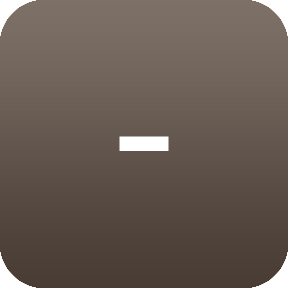
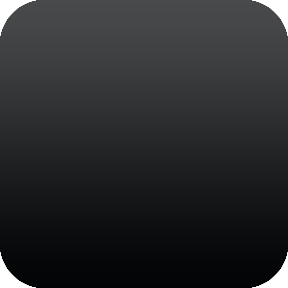
Revision of a layered w=288, h=288 image; what changed, layer by layer:
added layer "Number Background" above "-" over [0, 0, 288, 288]
hid "-" over [119, 136, 169, 151]
added layer "Equals Background" above "Operations Background" over [0, 0, 288, 288]
